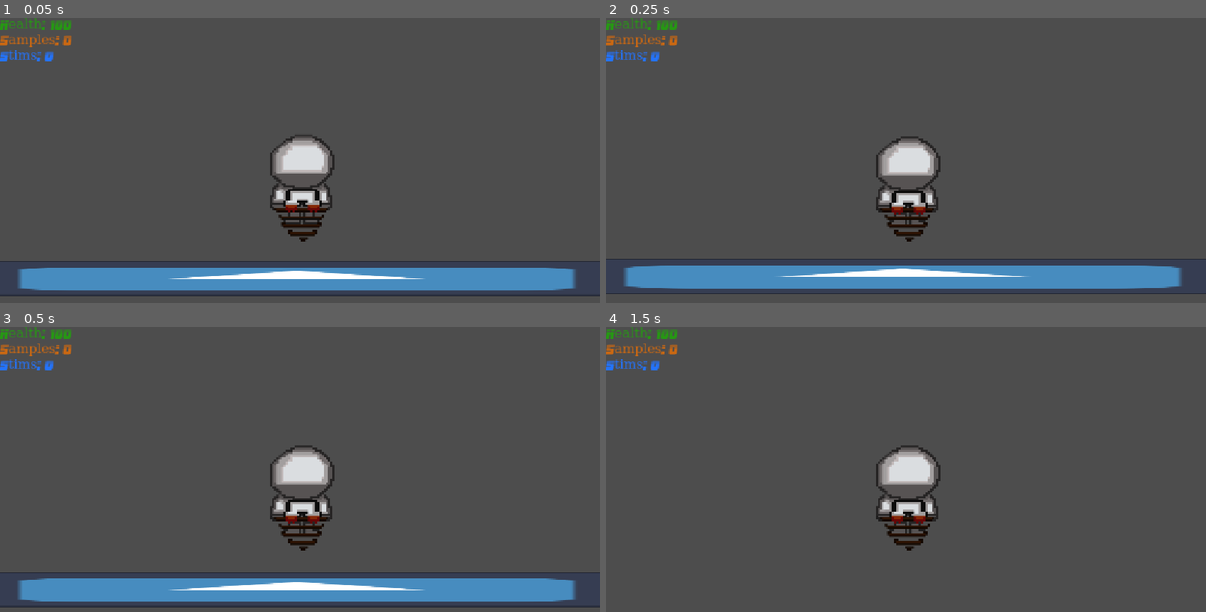
Above: before the commit, frames 1-4 (two rows, left to right).
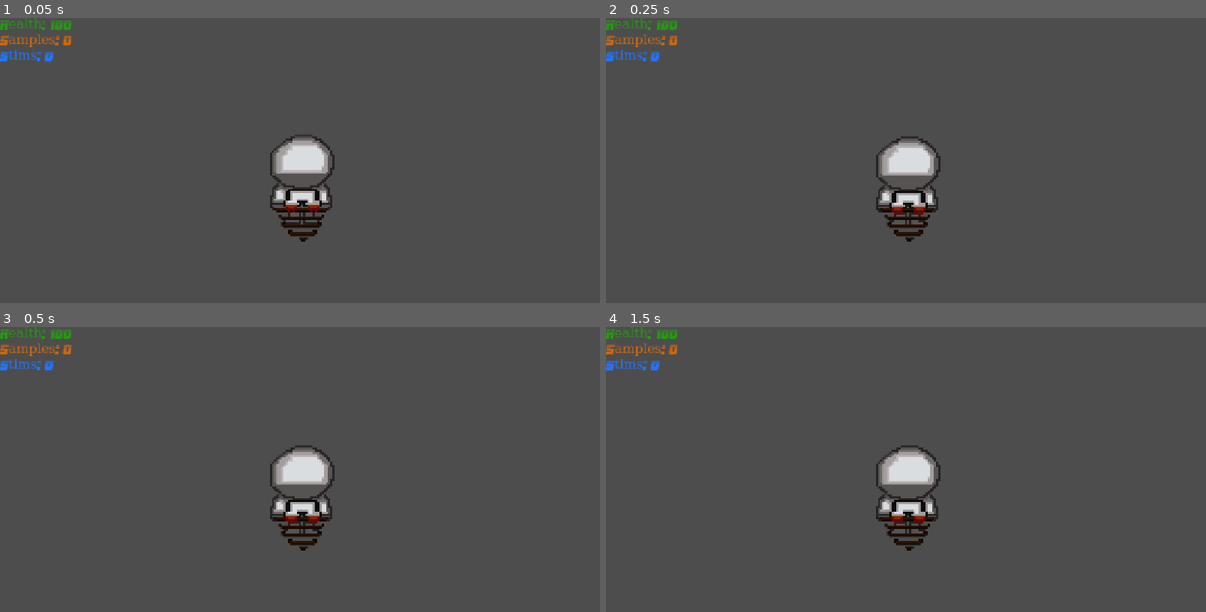
Above: after the commit, the same moments.

Repository: andreacisc/group3-2d-game
Game: Godot game, scene res://Player/Player.tscn
Same seed, same stepped clock (60 frames per second), same inputs: the game is played once before the commit and once after it. The project has no main scene, so this scene is started directly. The engine's default icon, where the game draws it, is replaced by a stand-in: a white triangle on a blue panel in a dark square.
Inputs:
- Up to frame 1 (0.05 s): no input
- Up to frame 2 (0.25 s): no input
- Up to frame 3 (0.5 s): no input
- Up to frame 4 (1.5 s): tap Enter (ui_accept) at 0.5, 1.25 s; hold D (move_right) from 0.53 s (still down); tap W (jump) at 0.77 s

The runs differ from the first frame. In frame 1, 8.3% of the frame differs, in the area x 0-100%, y 85-98%; in frame 2, 8.0%; in frame 3, 8.6%, in the area x 0-100%, y 86-99%; in frame 4, nothing differs.

Commit message:
Player is only player

Diff:
--- a/our-2d-game/Interactables/sample.tscn
+++ b/our-2d-game/Interactables/sample.tscn
@@ -1,7 +1,17 @@
-[gd_scene format=3 uid="uid://mcajsd4rgvrq"]
+[gd_scene load_steps=3 format=3 uid="uid://mcajsd4rgvrq"]
+
+[ext_resource type="Texture2D" uid="uid://cvasohm10n1r0" path="res://Assets/astronaut/spr_meteor_small.png" id="1_54ynd"]
+
+[sub_resource type="CircleShape2D" id="CircleShape2D_vo6io"]
+radius = 4.0
 
 [node name="Sample" type="Node2D"]
 
-[node name="Sprite2D" type="Sprite2D" parent="."]
+[node name="Area2D" type="Area2D" parent="."]
 
-[node name="CollisionShape2D" type="CollisionShape2D" parent="."]
+[node name="Sprite2D" type="Sprite2D" parent="Area2D"]
+scale = Vector2(0.0925926, 0.08695652)
+texture = ExtResource("1_54ynd")
+
+[node name="CollisionShape2D" type="CollisionShape2D" parent="Area2D"]
+shape = SubResource("CircleShape2D_vo6io")
--- a/our-2d-game/Player/Player.tscn
+++ b/our-2d-game/Player/Player.tscn
@@ -1,14 +1,8 @@
-[gd_scene load_steps=24 format=3 uid="uid://bcas706dngqvo"]
+[gd_scene load_steps=21 format=3 uid="uid://bcas706dngqvo"]
 
-[ext_resource type="Texture2D" uid="uid://654h0tf83i30" path="res://icon.svg" id="1_tok1r"]
 [ext_resource type="Script" uid="uid://betnsxa74vvh8" path="res://Player/player_physics.gd" id="2_ddoul"]
 [ext_resource type="Texture2D" uid="uid://bapsw8m8wxqed" path="res://Assets/astronaut/space man.png" id="3_8g4oa"]
 [ext_resource type="FontFile" uid="uid://dp08aqtppd8ga" path="res://Assets/Fonts/Many Years Higher.ttf" id="4_ddoul"]
-
-[sub_resource type="PhysicsMaterial" id="PhysicsMaterial_kpjcp"]
-
-[sub_resource type="RectangleShape2D" id="RectangleShape2D_kpjcp"]
-size = Vector2(995, 25.625)
 
 [sub_resource type="CapsuleShape2D" id="CapsuleShape2D_kpjcp"]
 radius = 13.0
@@ -139,19 +133,6 @@
 
 [node name="Node2D" type="Node2D"]
 
-[node name="RigidBody2D" type="RigidBody2D" parent="."]
-physics_material_override = SubResource("PhysicsMaterial_kpjcp")
-
-[node name="CollisionShape2D" type="CollisionShape2D" parent="RigidBody2D"]
-position = Vector2(499.5, 353.8125)
-shape = SubResource("RectangleShape2D_kpjcp")
-
-[node name="Sprite2D" type="Sprite2D" parent="RigidBody2D"]
-position = Vector2(620.665, 350)
-scale = Vector2(3.0234373, 0.1328125)
-texture = ExtResource("1_tok1r")
-offset = Vector2(-37.759995, 0)
-
 [node name="Player_Physics" type="CharacterBody2D" parent="."]
 script = ExtResource("2_ddoul")
 
